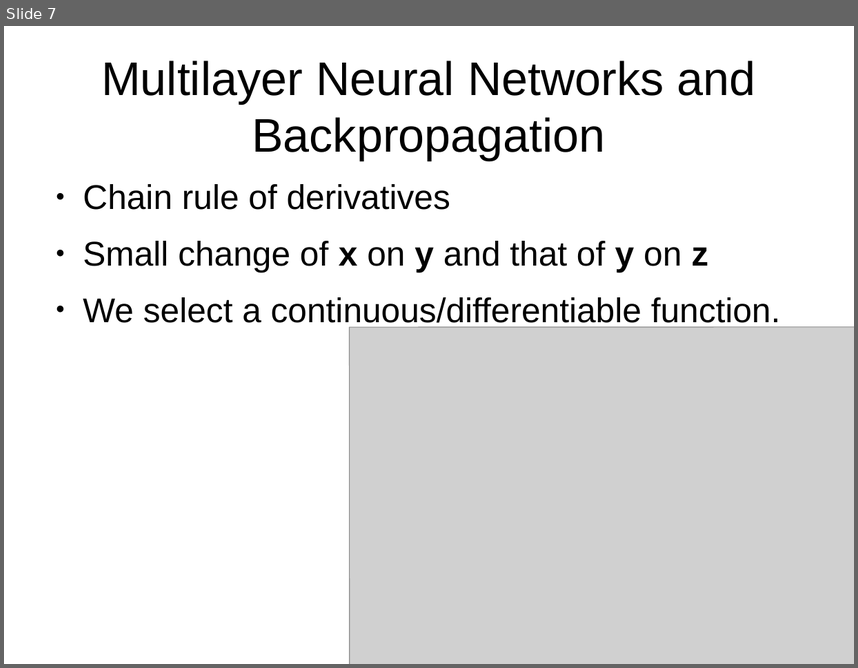
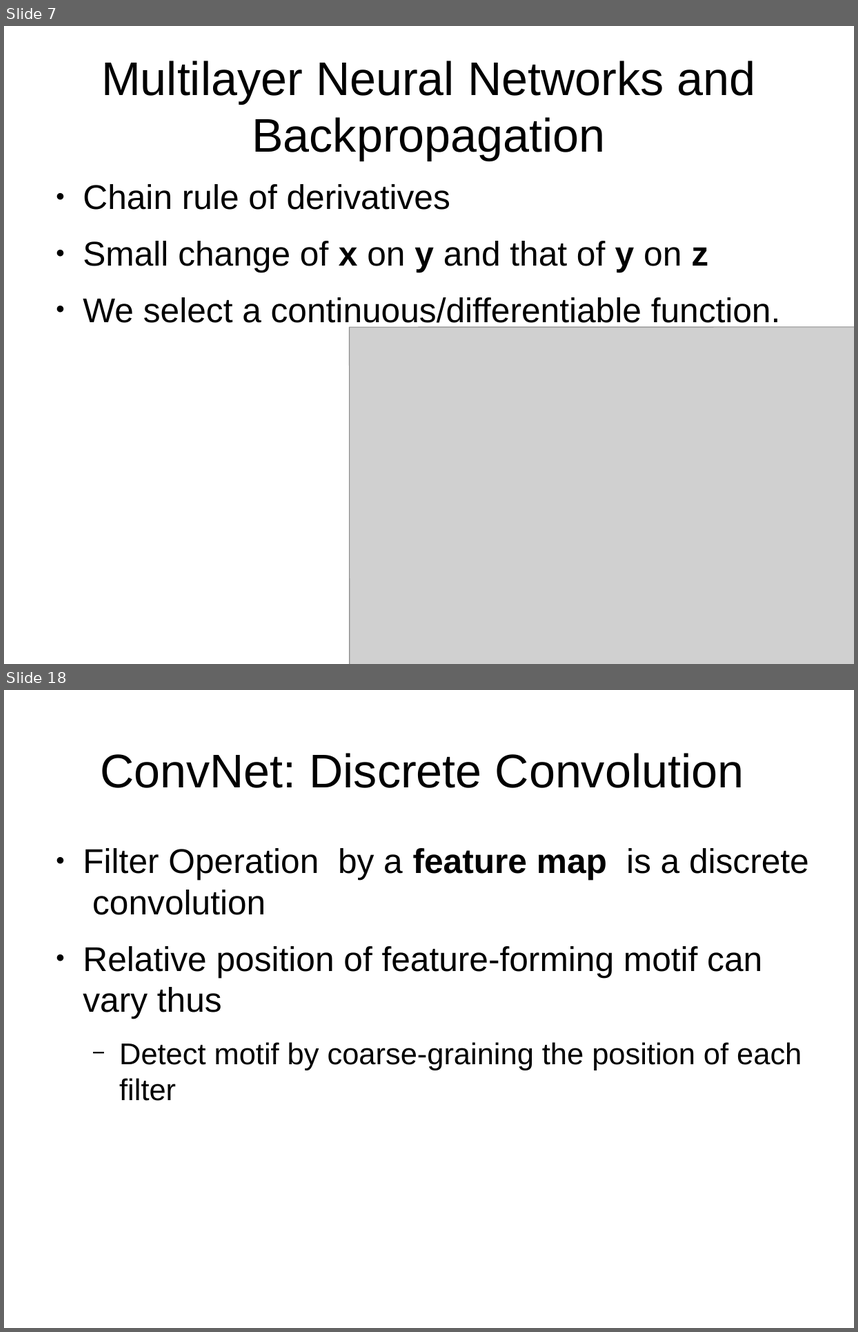
Before and after one commit to amsully/binds_lab, a slide deck: notes/DeepLearningReview_Nature/deep_learning_review.odp. Shown one above the other, each under a label of ours: slide 7 before the commit, slides 7 and 18 after it; the slides between them are not shown. The pictures are 858x668 and 858x1332 pixels, drawn with LibreOffice and Linux fonts; fonts in the diff are those of the drawing; grey boxes stand for pictures. Boxes give left, top, right and bottom in pixels: in the first picture for what was removed or moved away, otherwise in the second. Text is boxed around its words. In the diff, an @@ line names an element or a change of style, - is before the commit and + after.

```diff
--- a/notes/DeepLearningReview_Nature/deep_learning_review.odp
+++ b/notes/DeepLearningReview_Nature/deep_learning_review.odp
@@ slide 18 added at bbox=[4, 690, 854, 1328], background #FFFFFF @@
@@ title added at bbox=[100, 753, 744, 788], 44 pt, text #000000 @@
+ConvNet: Discrete Convolution
@@ text added at bbox=[83, 848, 809, 1101], 32 pt, text #000000 @@
+● Filter Operation by a feature map is a discrete convolution
+● Relative position of feature-forming motif can vary thus
+  − Detect motif by coarse-graining the position of each filter
```
Also in this commit, not shown: 1 slide changed, 11 other slides added, 1 other file.
